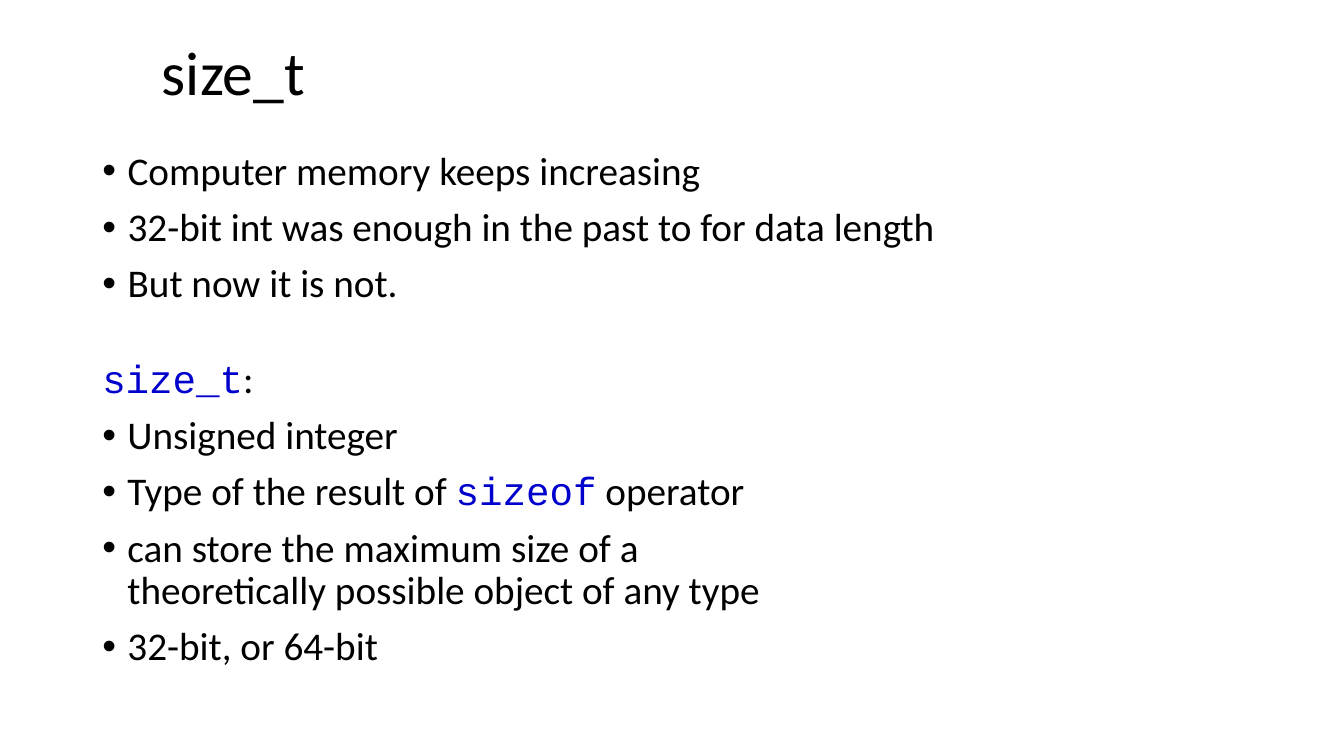
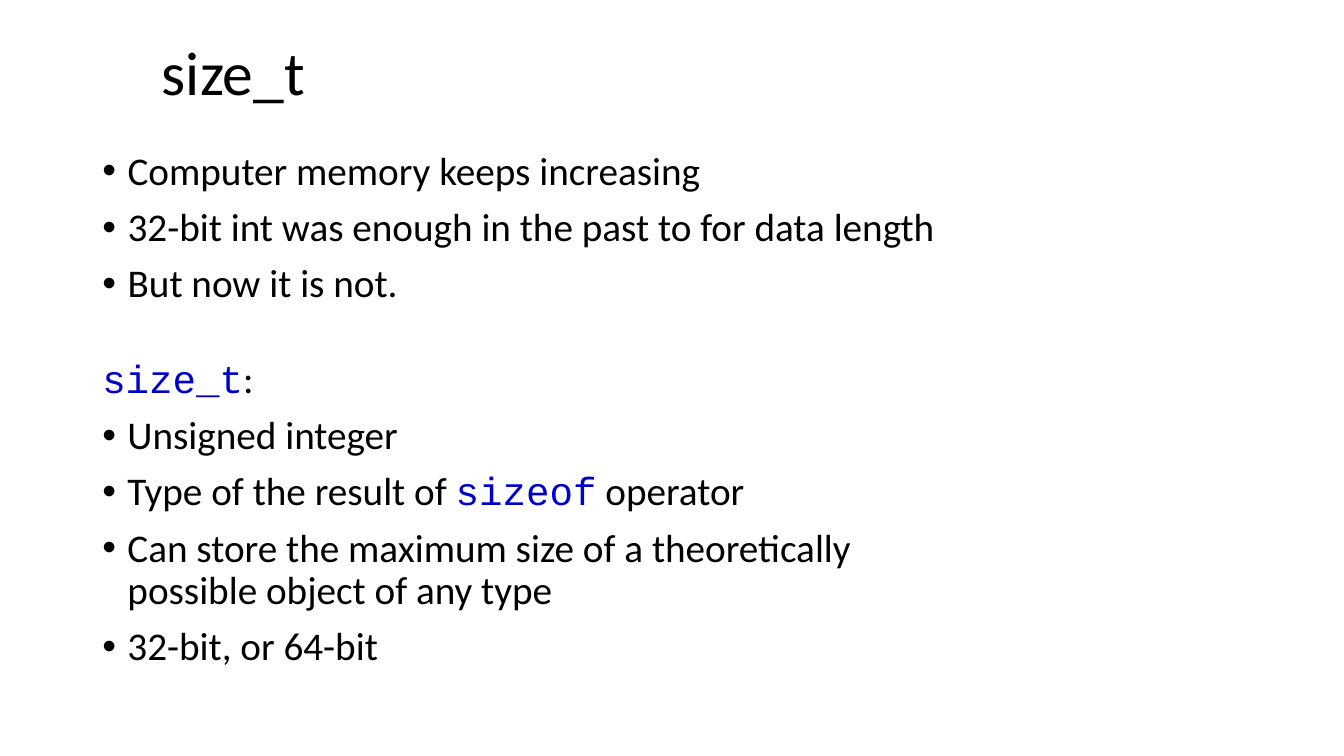
Before and after one commit to dayekuaipao/CPPLearning, a slide deck: slide 17 of week02/Lecture02.pptx (slide 15 before the commit). Drawn at 1344x756 pixels with LibreOffice and Linux fonts; fonts in the diff are those of the drawing; background and template pictures are left out. Boxes give left, top, right and bottom in pixels: in the first picture for what was removed or moved away, otherwise in the second. Text is boxed around its words. In the diff, an @@ line names an element or a change of style, - is before the commit and + after.

```diff
--- a/week02/Lecture02.pptx
+++ b/week02/Lecture02.pptx
@@ text at (x1=127, y1=534, x2=851, y2=611): text changed @@
-• can store the maximum size of a theoretically possible object of any type
+• Can store the maximum size of a theoretically possible object of any type
```
Also in this commit, not shown: 6 other slides changed, 2 slides added, 2 other files.
